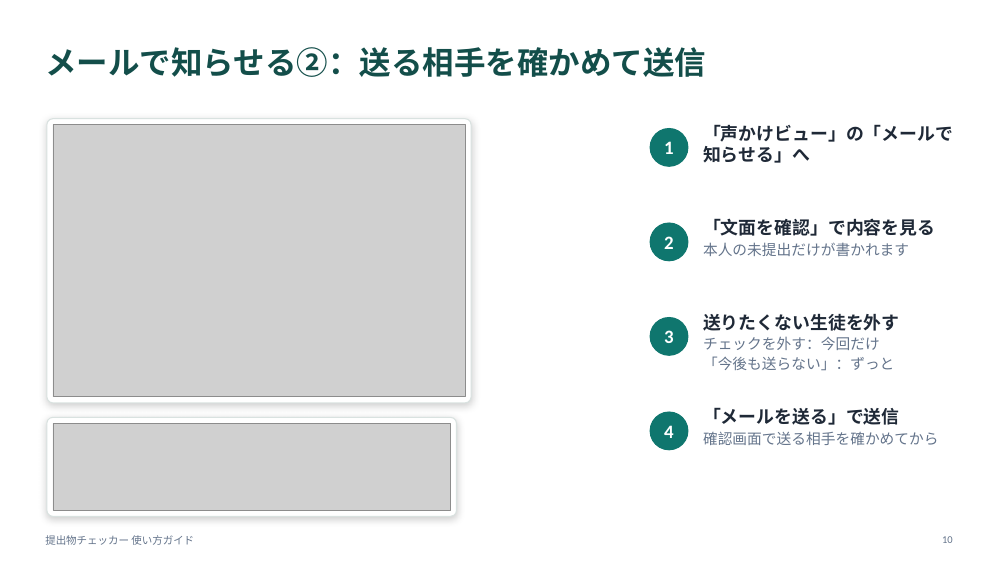
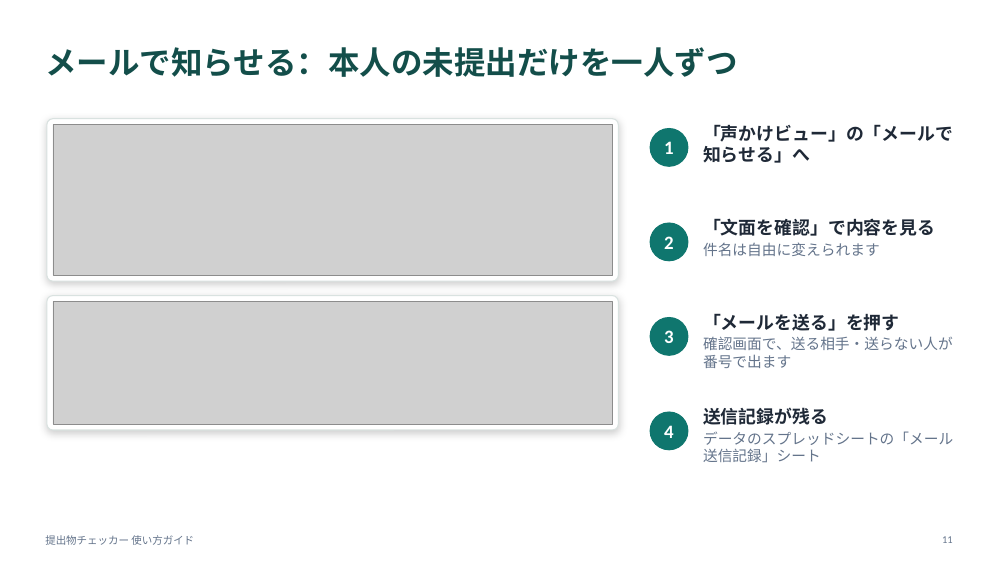
Before and after one commit to daharakazu-glitch/homework-checker, a slide deck: slide 11 of docs/提出物チェッカー_使い方ガイド.pptx (slide 10 before the commit). Drawn at 1008x567 pixels with LibreOffice and Linux fonts; fonts in the diff are those of the drawing; grey boxes stand for pictures. Boxes give left, top, right and bottom in pixels: in the first picture for what was removed or moved away, otherwise in the second. Text is boxed around its words. In the diff, an @@ line names an element or a change of style, - is before the commit and + after.

```diff
--- a/docs/提出物チェッカー_使い方ガイド.pptx
+++ b/docs/提出物チェッカー_使い方ガイド.pptx
@@ title at (45,47,737,77): text changed @@
-メールで知らせる②：送る相手を確かめて送信
+メールで知らせる：本人の未提出だけを一人ずつ
@@ rounded rectangle: place and size @@
-rounded rectangle at (47,119,471,403)
+rounded rectangle at (47,119,619,281)
@@ rounded rectangle at (47,119,619,281): proportions changed @@
@@ picture: place and size @@
-picture at (53,125,465,397)
+picture at (53,125,613,275)
@@ text at (703,242,880,256): text changed @@
-本人の未提出だけが書かれます
+件名は自由に変えられます
@@ rounded rectangle at (47,296,619,430): proportions changed @@
@@ rounded rectangle: place and size @@
-rounded rectangle at (47,417,457,516)
+rounded rectangle at (47,296,619,430)
@@ picture added at (53,302,613,424) @@
@@ text at (703,313,953,368): text changed @@
-送りたくない生徒を外す
-チェックを外す：今回だけ
-「今後も送らない」：ずっと
+「メールを送る」を押す
+確認画面で、送る相手・送らない人が番号で出ます
@@ text at (703,407,953,463): text changed @@
-「メールを送る」で送信
-確認画面で送る相手を確かめてから
+送信記録が残る
+データのスプレッドシートの「メール送信記録」シート
@@ picture removed at (53,423,451,510) @@
@@ page number at (942,536,953,543): text changed @@
-10
+11
```
Also in this commit, not shown: 11 other slides changed, 8 slides added, 1 slide removed.
